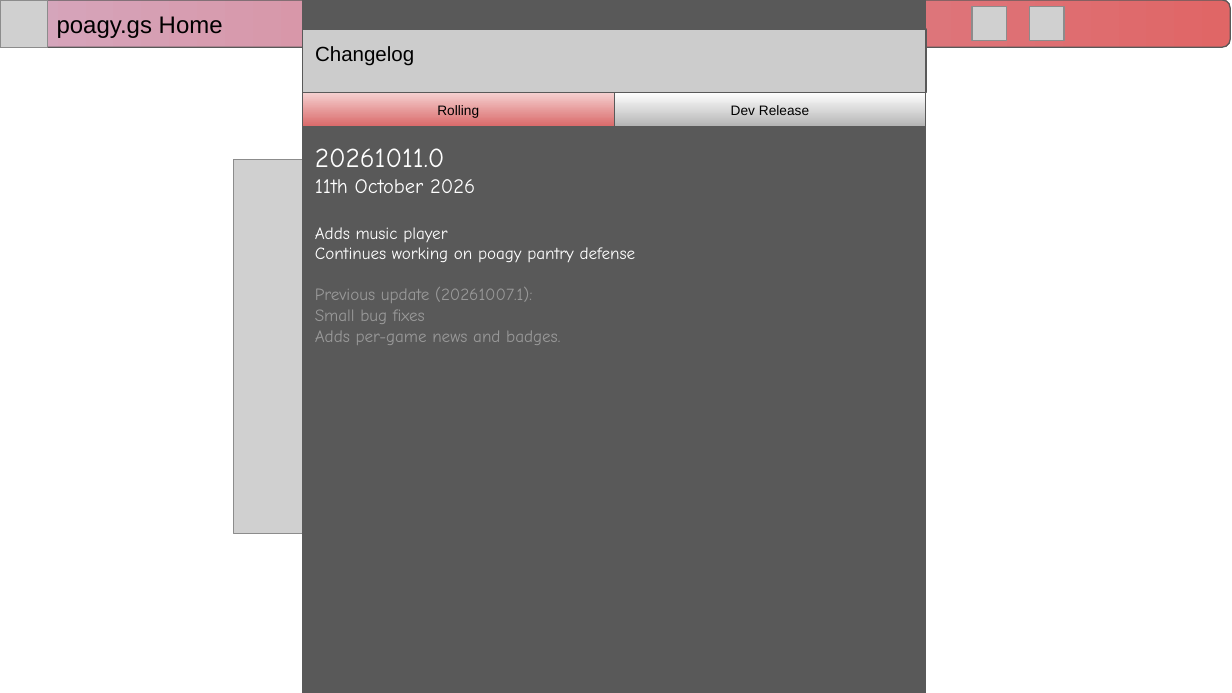
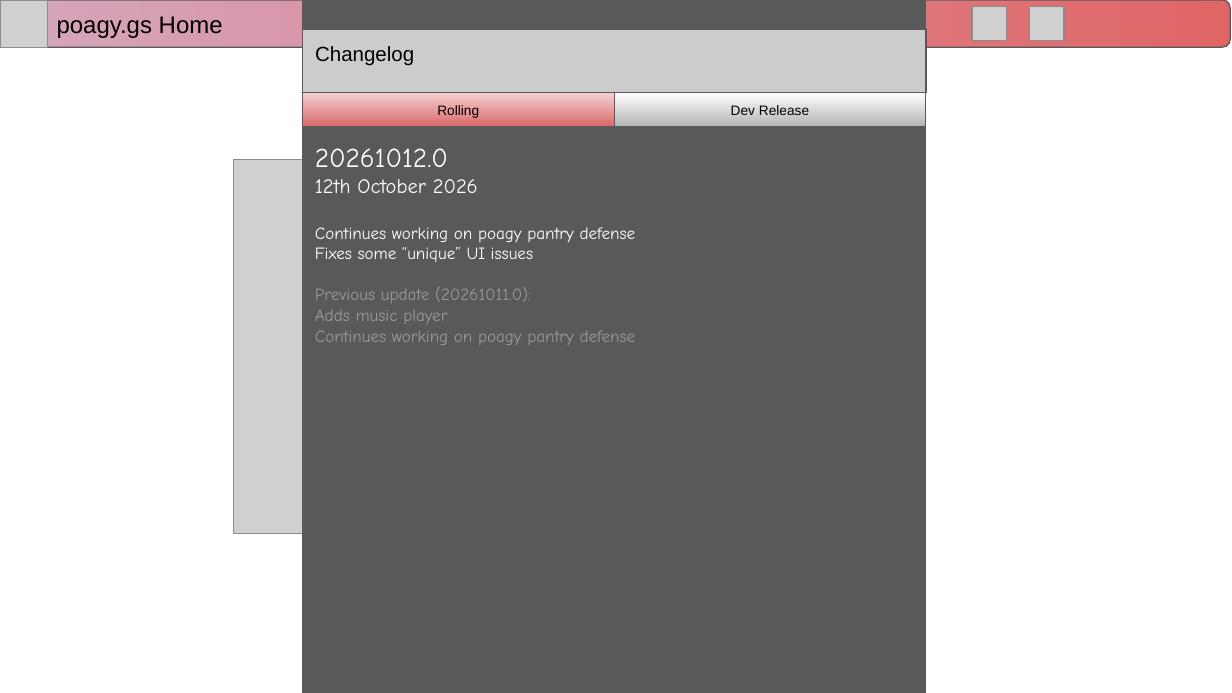
Before and after one commit to RitPigDev/poagy.gs-plus, a slide deck: slide 7 of poagy.gs+.pptx. Drawn at 1232x693 pixels with LibreOffice and Linux fonts; fonts in the diff are those of the drawing; grey boxes stand for pictures; background and template pictures are left out. Boxes give left, top, right and bottom in pixels: in the first picture for what was removed or moved away, otherwise in the second. Text is boxed around its words. In the diff, an @@ line names an element or a change of style, - is before the commit and + after.

```diff
--- a/poagy.gs+.pptx
+++ b/poagy.gs+.pptx
@@ text in rectangle at bbox=[315, 148, 636, 303]: text changed; size 12 to 10 pt @@
-20261011.0
-11th October 2026
+20261012.0
+12th October 2026
+Continues working on poagy pantry defense
+Fixes some “unique” UI issues
+Previous update (20261011.0):
@@ text in rectangle at bbox=[315, 287, 560, 345]: paragraphs removed @@
-Previous update (20261007.1):
-Small bug fixes
-Adds per-game news and badges.
@@ text in rectangle at bbox=[315, 310, 636, 345]: text colour #FFFFFF to #999999 in "Adds music player", "Continues working on poagy pantry defense" @@
```
Also in this commit, not shown: 4 other slides changed, 1 slide added.
